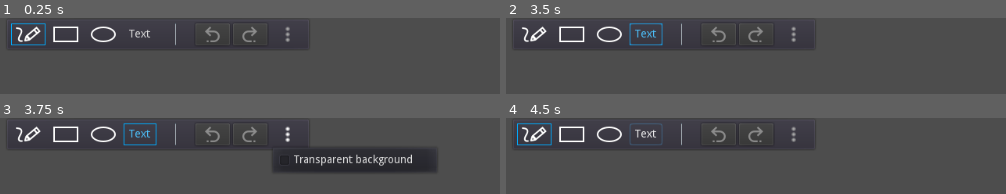
Above: before the commit, frames 1-4 (two rows, left to right).
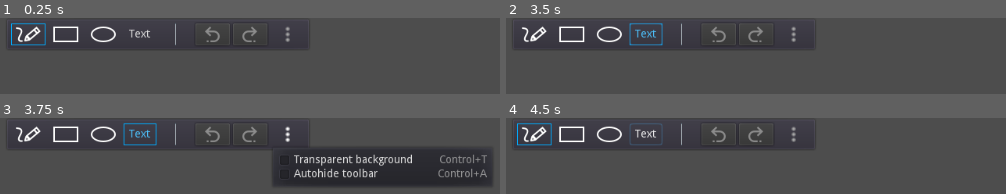
Above: after the commit, the same moments.

Repository: gilzoide/draw-over
Game: Godot game, scene res://main.tscn
The game is run twice, just before and just after one commit, with the same random seed, the same clock (stepped at 60 frames per second) and the same inputs.
Inputs (mouse positions are in pixels of both pictures, inside the frame that each line leads up to):
- Up to frame 1 (0.25 s): no input
- Up to frame 2 (3.5 s): click (536, 34) at 0.5 s; click (571, 34) at 1.25 s; click (611, 34) at 2 s; click "Text" at 2.75 s
- Up to frame 3 (3.75 s): click (290, 134) at 3.5 s
- Up to frame 4 (4.5 s): click (536, 134) at 4.25 s

Frames 1-2 are identical in both runs. In frame 3, 10% of the frame differs, in the area x 54-99%, y 40-90%; in frame 4, nothing differs.

Commit message:
Add autohide toolbar to context menu, remove modes and toggle visibility instead

Diff:
--- a/src/main.gd
+++ b/src/main.gd
@@ -6,12 +6,6 @@
 # License, v. 2.0. If a copy of the MPL was not distributed with this
 # file, You can obtain one at https://mozilla.org/MPL/2.0/.
 extends Control
-
-enum Mode {
-	BOARD,
-	TRANSPARENT,
-	PRESENTATION,
-}
 
 const UNDOREDO_ACTION_DRAW_ITEM = "draw_item"
 const UNDOREDO_ACTION_CLEAR_ITEMS = "clear_items"
@@ -28,6 +22,7 @@
 ]
 
 export(Resource) var brush = preload("res://main_brush.tres")
+export(Resource) var main_ui_visibility = preload("res://main_ui_visibility.tres")
 export(Resource) var settings = preload("res://main_settings.tres")
 
 var _dragging = false
@@ -43,14 +38,18 @@
 
 func _ready() -> void:
 	grab_focus()
+
 	_on_undoredo_version_changed()
 	_undoredo.connect("version_changed", self, "_on_undoredo_version_changed")
 	_undo_button.connect("pressed", _undoredo, "undo")
 	_redo_button.connect("pressed", _undoredo, "redo")
+
 	if not settings.loaded:
 		yield(settings, "loaded")
 	brush.line_width = settings.brush_size
 	brush.font_size = settings.font_size
+
+	main_ui_visibility.connect("changed", self, "_on_main_ui_visibility_changed")
 
 
 func _notification(what: int) -> void:
@@ -61,14 +60,12 @@
 
 
 func _gui_input(event: InputEvent) -> void:
-	if event.is_action_pressed("mode_board"):
-		_set_mode(Mode.BOARD)
-	elif event.is_action_pressed("mode_transparent"):
-		_set_mode(Mode.TRANSPARENT)
-	elif event.is_action_pressed("mode_presentation"):
-		_set_mode(Mode.PRESENTATION)
-	elif event.is_action_pressed("clear_drawings"):
+	if event.is_action_pressed("clear_drawings"):
 		_clear_items()
+	elif event.is_action_pressed("toggle_transparent_background"):
+		main_ui_visibility.transparent_background = not main_ui_visibility.transparent_background
+	elif event.is_action_pressed("toggle_autohide_toolbar"):
+		main_ui_visibility.autohide_toolbar = not main_ui_visibility.autohide_toolbar
 	elif event.is_action_pressed("format_pencil"):
 		_toolbar.set_current(DrawItem.Format.PENCIL)
 	elif event.is_action_pressed("format_rectangle"):
@@ -107,11 +104,13 @@
 		grab_focus()
 
 
-func _set_mode(mode: int) -> void:
-	_toolbar.autohide = mode == Mode.PRESENTATION
-	var transparent = mode == Mode.TRANSPARENT or mode == Mode.PRESENTATION
-	OS.window_per_pixel_transparency_enabled = transparent
-	get_viewport().transparent_bg = transparent
+func _set_transparent_background(enabled: bool) -> void:
+	OS.window_per_pixel_transparency_enabled = enabled
+	get_viewport().transparent_bg = enabled
+
+
+func _set_autohide_toolbar(enabled: bool) -> void:
+	_toolbar.autohide = enabled
 
 
 func _on_undoredo_version_changed() -> void:
@@ -162,8 +161,6 @@
 	_undoredo.commit_action()
 
 
-func _on_background_transparency_set(enabled: bool) -> void:
-	if enabled:
-		_set_mode(Mode.TRANSPARENT)
-	else:
-		_set_mode(Mode.BOARD)
+func _on_main_ui_visibility_changed() -> void:
+	_set_transparent_background(main_ui_visibility.transparent_background)
+	_set_autohide_toolbar(main_ui_visibility.autohide_toolbar)
--- a/src/main.tscn
+++ b/src/main.tscn
@@ -145,5 +145,3 @@
 __meta__ = {
 "_edit_use_anchors_": false
 }
-
-[connection signal="background_transparency_set" from="Toolbar/HBoxContainer/MoreButton" to="." method="_on_background_transparency_set"]
--- /dev/null
+++ b/src/main_ui_visibility.gd
@@ -0,0 +1,23 @@
+# Copyright (c) 2021 Gil Barbosa Reis.
+#
+# This file is part of Draw Over: https://github.com/gilzoide/draw-over
+#
+# This Source Code Form is subject to the terms of the Mozilla Public
+# License, v. 2.0. If a copy of the MPL was not distributed with this
+# file, You can obtain one at https://mozilla.org/MPL/2.0/.
+extends Resource
+
+export(bool) var transparent_background = false setget set_transparent_background
+export(bool) var autohide_toolbar = false setget set_autohide_toolbar
+
+
+func set_transparent_background(value: bool) -> void:
+	if value != transparent_background:
+		transparent_background = value
+		emit_signal("changed")
+
+
+func set_autohide_toolbar(value: bool) -> void:
+	if value != autohide_toolbar:
+		autohide_toolbar = value
+		emit_signal("changed")
--- /dev/null
+++ b/src/main_ui_visibility.tres
@@ -0,0 +1,8 @@
+[gd_resource type="Resource" load_steps=2 format=2]
+
+[ext_resource path="res://main_ui_visibility.gd" type="Script" id=1]
+
+[resource]
+script = ExtResource( 1 )
+transparent_background = false
+autohide_toolbar = false
--- a/src/more_menu_button.gd
+++ b/src/more_menu_button.gd
@@ -7,11 +7,12 @@
 # file, You can obtain one at https://mozilla.org/MPL/2.0/.
 extends BaseButton
 
-signal background_transparency_set(enabled)
-
 enum {
 	TRANSPARENT_BACKGROUND,
+	AUTOHIDE,
 }
+
+export(Resource) var main_ui_visibility = preload("res://main_ui_visibility.tres")
 
 var _popup_menu: PopupMenu
 
@@ -29,13 +30,18 @@
 
 func _on_popup_menu_about_to_show() -> void:
 	var idx = _popup_menu.get_item_index(TRANSPARENT_BACKGROUND)
-	_popup_menu.set_item_checked(idx, get_viewport().transparent_bg)
+	_popup_menu.set_item_checked(idx, main_ui_visibility.transparent_background)
+
+	idx = _popup_menu.get_item_index(AUTOHIDE)
+	_popup_menu.set_item_checked(idx, main_ui_visibility.autohide_toolbar)
 
 
 func _on_popup_menu_id_pressed(id: int) -> void:
+	var idx = _popup_menu.get_item_index(id)
 	if id == TRANSPARENT_BACKGROUND:
-		var idx = _popup_menu.get_item_index(TRANSPARENT_BACKGROUND)
-		emit_signal("background_transparency_set", not _popup_menu.is_item_checked(idx))
+		main_ui_visibility.transparent_background = not _popup_menu.is_item_checked(idx)
+	elif id == AUTOHIDE:
+		main_ui_visibility.autohide_toolbar = not _popup_menu.is_item_checked(idx)
 
 
 static func _create_popup_menu() -> PopupMenu:
@@ -43,7 +49,12 @@
 	popup_menu.add_check_item("Transparent background", TRANSPARENT_BACKGROUND)
 	popup_menu.set_item_tooltip(popup_menu.get_item_index(TRANSPARENT_BACKGROUND), """
 	Set the background fully transparent.
-	Use Control+T for setting the background transparent at anytime.
-	Use Control+B for setting the background opaque at anytime.
 	""")
+	popup_menu.set_item_shortcut(popup_menu.get_item_index(TRANSPARENT_BACKGROUND), load("res://shortcuts/toggle_transparent_background_shortcut.tres"))
+
+	popup_menu.add_check_item("Autohide toolbar", AUTOHIDE)
+	popup_menu.set_item_tooltip(popup_menu.get_item_index(AUTOHIDE), """
+	Hide the toolbar automatically and show it again when mouse is over.
+	""")
+	popup_menu.set_item_shortcut(popup_menu.get_item_index(AUTOHIDE), load("res://shortcuts/toggle_autohide_toolbar_shortcut.tres"))
 	return popup_menu
--- a/src/project.godot
+++ b/src/project.godot
@@ -23,26 +23,25 @@
 window/energy_saving/keep_screen_on=false
 window/handheld/orientation="sensor"
 
+[editor_plugins]
+
+enabled=PoolStringArray( "res://addons/input_event_key_grabber/plugin.cfg" )
+
 [input]
 
-mode_board={
+clear_drawings={
 "deadzone": 0.5,
-"events": [ Object(InputEventKey,"resource_local_to_scene":false,"resource_name":"","device":0,"alt":false,"shift":false,"control":true,"meta":false,"command":true,"pressed":false,"scancode":66,"unicode":0,"echo":false,"script":null)
+"events": [ Object(InputEventKey,"resource_local_to_scene":false,"resource_name":"","device":0,"alt":false,"shift":false,"control":true,"meta":false,"command":true,"pressed":false,"scancode":76,"unicode":0,"echo":false,"script":null)
  ]
 }
-mode_transparent={
+toggle_transparent_background={
 "deadzone": 0.5,
 "events": [ Object(InputEventKey,"resource_local_to_scene":false,"resource_name":"","device":0,"alt":false,"shift":false,"control":true,"meta":false,"command":true,"pressed":false,"scancode":84,"unicode":0,"echo":false,"script":null)
  ]
 }
-mode_presentation={
+toggle_autohide_toolbar={
 "deadzone": 0.5,
-"events": [ Object(InputEventKey,"resource_local_to_scene":false,"resource_name":"","device":0,"alt":false,"shift":false,"control":true,"meta":false,"command":true,"pressed":false,"scancode":80,"unicode":0,"echo":false,"script":null)
- ]
-}
-clear_drawings={
-"deadzone": 0.5,
-"events": [ Object(InputEventKey,"resource_local_to_scene":false,"resource_name":"","device":0,"alt":false,"shift":false,"control":true,"meta":false,"command":true,"pressed":false,"scancode":76,"unicode":0,"echo":false,"script":null)
+"events": [ Object(InputEventKey,"resource_local_to_scene":false,"resource_name":"","device":0,"alt":false,"shift":false,"control":true,"meta":false,"command":true,"pressed":false,"scancode":65,"unicode":0,"echo":false,"script":null)
  ]
 }
 drag_hold={
--- /dev/null
+++ b/src/shortcuts/toggle_autohide_toolbar_shortcut.tres
@@ -0,0 +1,10 @@
+[gd_resource type="ShortCut" load_steps=2 format=2]
+
+[sub_resource type="InputEventKey" id=1]
+control = true
+command = true
+scancode = 65
+unicode = 97
+
+[resource]
+shortcut = SubResource( 1 )
--- /dev/null
+++ b/src/shortcuts/toggle_transparent_background_shortcut.tres
@@ -0,0 +1,10 @@
+[gd_resource type="ShortCut" load_steps=2 format=2]
+
+[sub_resource type="InputEventKey" id=1]
+control = true
+command = true
+scancode = 84
+unicode = 116
+
+[resource]
+shortcut = SubResource( 1 )
